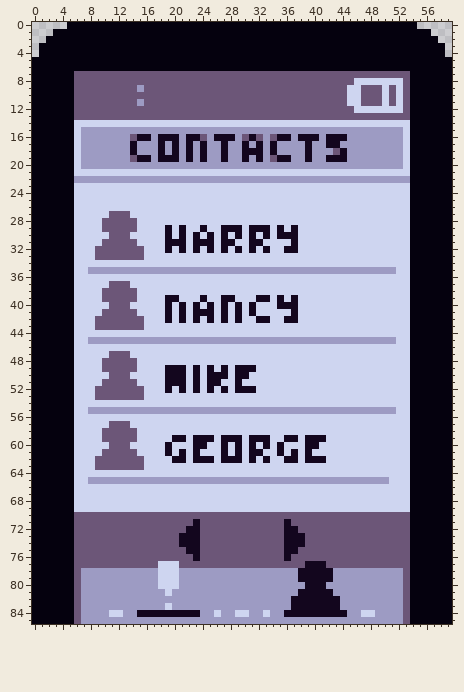
Edited in one commit: sprite sheet (android/assets/graphics/mobile/phonebook_4.png). The picture above was drawn from the file before the commit.
The file is 60x86 pixels.
New version:
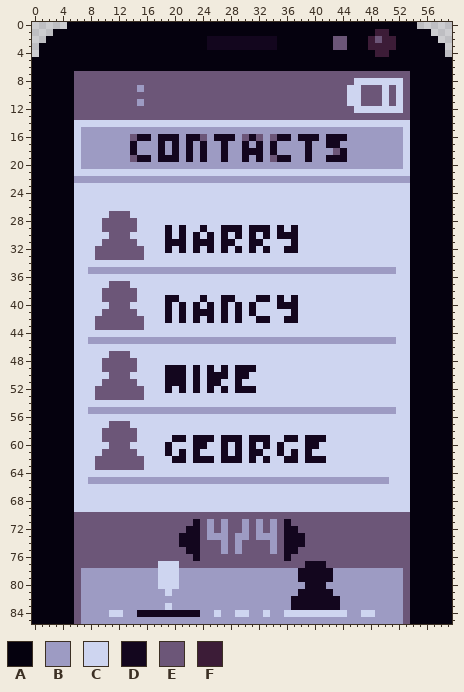
Palette (. is transparent): A #05010e  B #9d9bc3  C #ced5f0  D #13061e  E #6c5678  F #3c1c37
Edits made:
The author changed colour E to colour B in rows 71 to 72 at x 25, 27, 30, 32 and 34; in row 73 at x 25 to 27, 29 to 30 and 32 to 34; in rows 74 to 75 at x 27, 29 and 34.
The author changed colour D to colour C in row 84 at x 36 to 44.
The author changed colour A to colour D in rows 2 to 3 at x 25 to 34.
The author changed colour A to colour E in row 2 at x 43 to 44 and 49; in row 3 at x 43 to 44.
The author changed colour A to colour F in row 1 at x 49 to 50; in row 2 at x 48 and 50 to 51; in row 3 at x 48 to 51; in row 4 at x 49 to 50.
